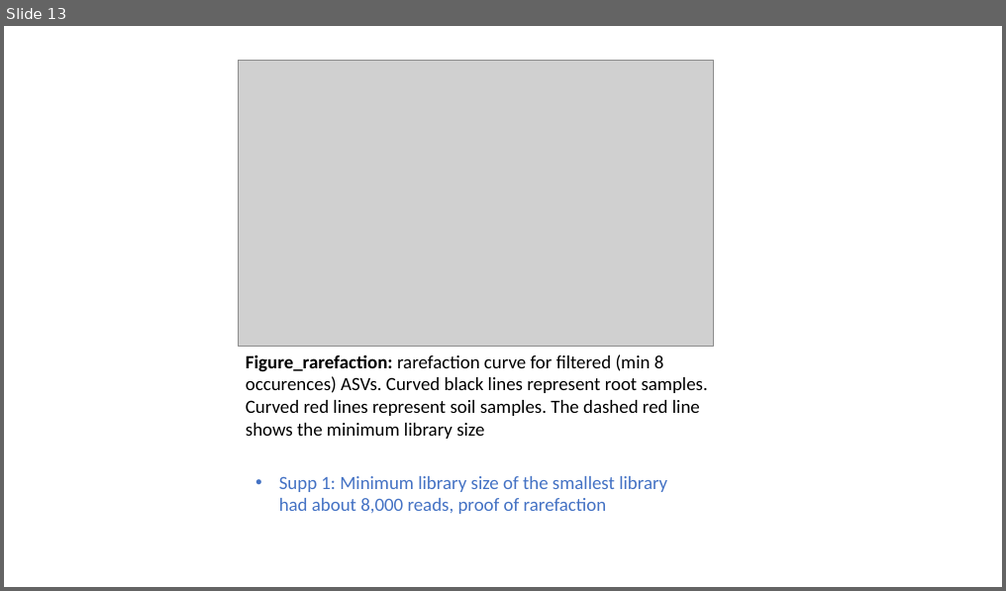
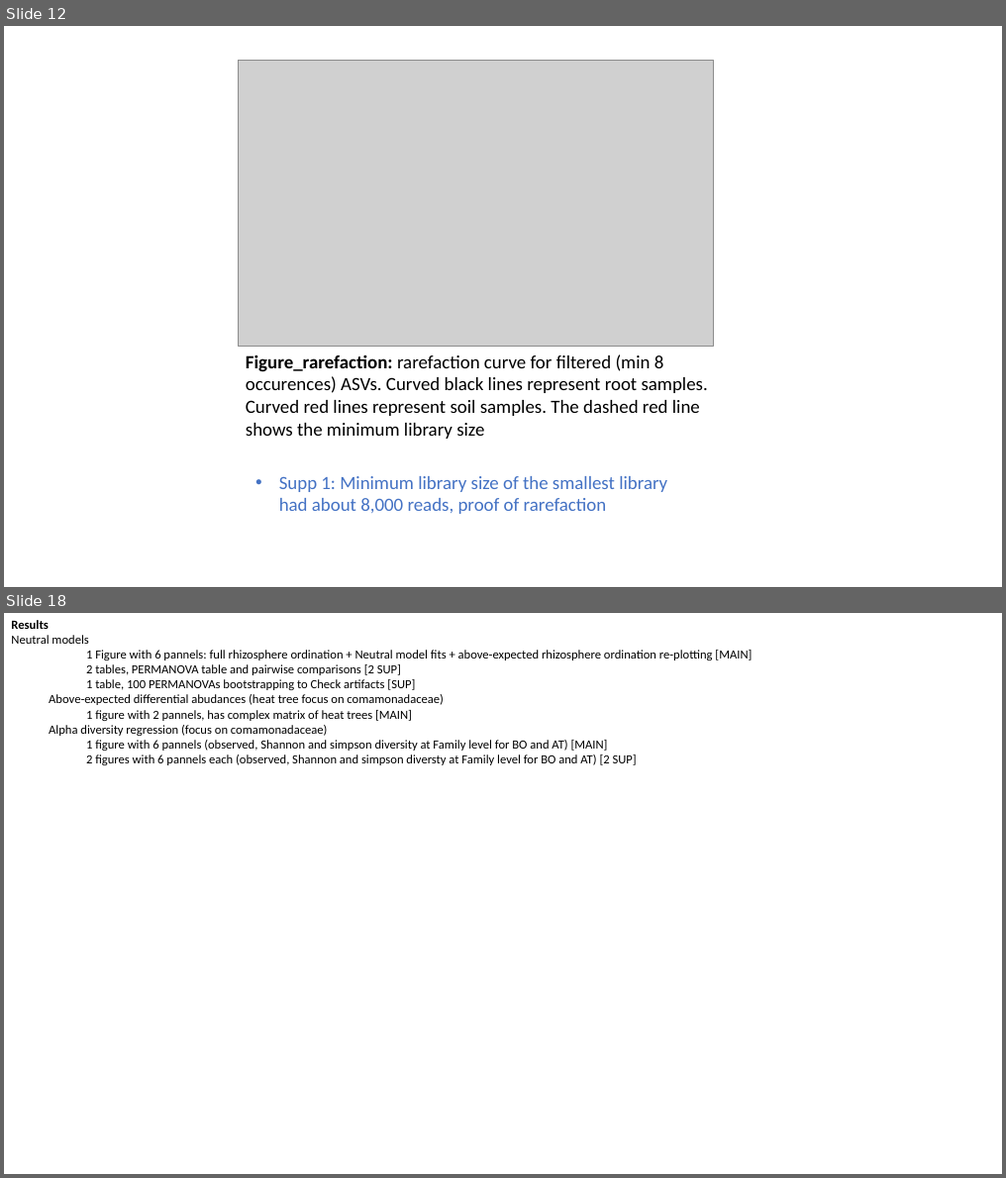
Before and after one commit to PedroBeschoren/Beschoren_Aragon_etal_2024, a slide deck: Docs/Story_shaping.pptx. Shown one above the other, each under a label of ours: slide 13 before the commit, slides 12 and 18 after it; the slides between them are not shown. The pictures are 1006x591 and 1006x1178 pixels, drawn with LibreOffice and Linux fonts; fonts in the diff are those of the drawing; grey boxes stand for pictures. Boxes give left, top, right and bottom in pixels: in the first picture for what was removed or moved away, otherwise in the second. Text is boxed around its words. In the diff, an @@ line names an element or a change of style, - is before the commit and + after.

```diff
--- a/Docs/Story_shaping.pptx
+++ b/Docs/Story_shaping.pptx
@@ slide 18 added at (x1=4, y1=613, x2=1002, y2=1174), background #FFFFFF @@
@@ text added at (x1=11, y1=620, x2=751, y2=765), 12 pt, text #000000 @@
+Results
+Neutral models
+1 Figure with 6 pannels: full rhizosphere ordination + Neutral model fits + above-expected rhizosphere ordination re-plotting [MAIN]
+    2 tables, PERMANOVA table and pairwise comparisons [2 SUP]
+    1 table, 100 PERMANOVAs bootstrapping to Check artifacts [SUP]
+  Above-expected differential abudances (heat tree focus on comamonadaceae)
+    1 figure with 2 pannels, has complex matrix of heat trees [MAIN]
+  Alpha diversity regression (focus on comamonadaceae)
+    1 figure with 6 pannels (observed, Shannon and simpson diversity at Family level for BO and AT) [MAIN]
+    2 figures with 6 pannels each (observed, Shannon and simpson diversty at Family level for BO and AT) [2 SUP]
@@ what was slide 13 is now slide 12 @@
```
Also in this commit, not shown: 6 other slides added, 4 slides removed, 4 other files.
